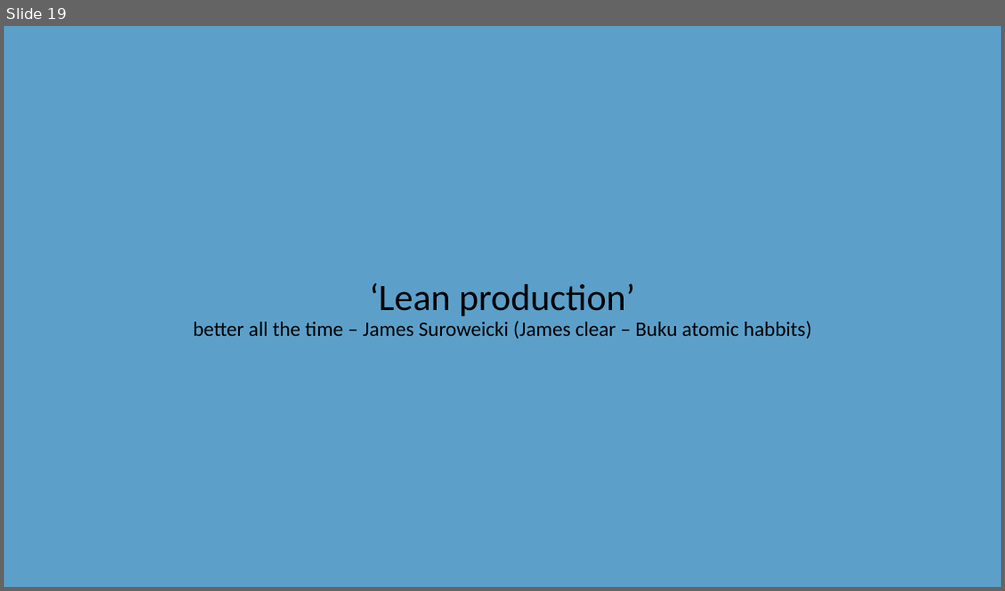
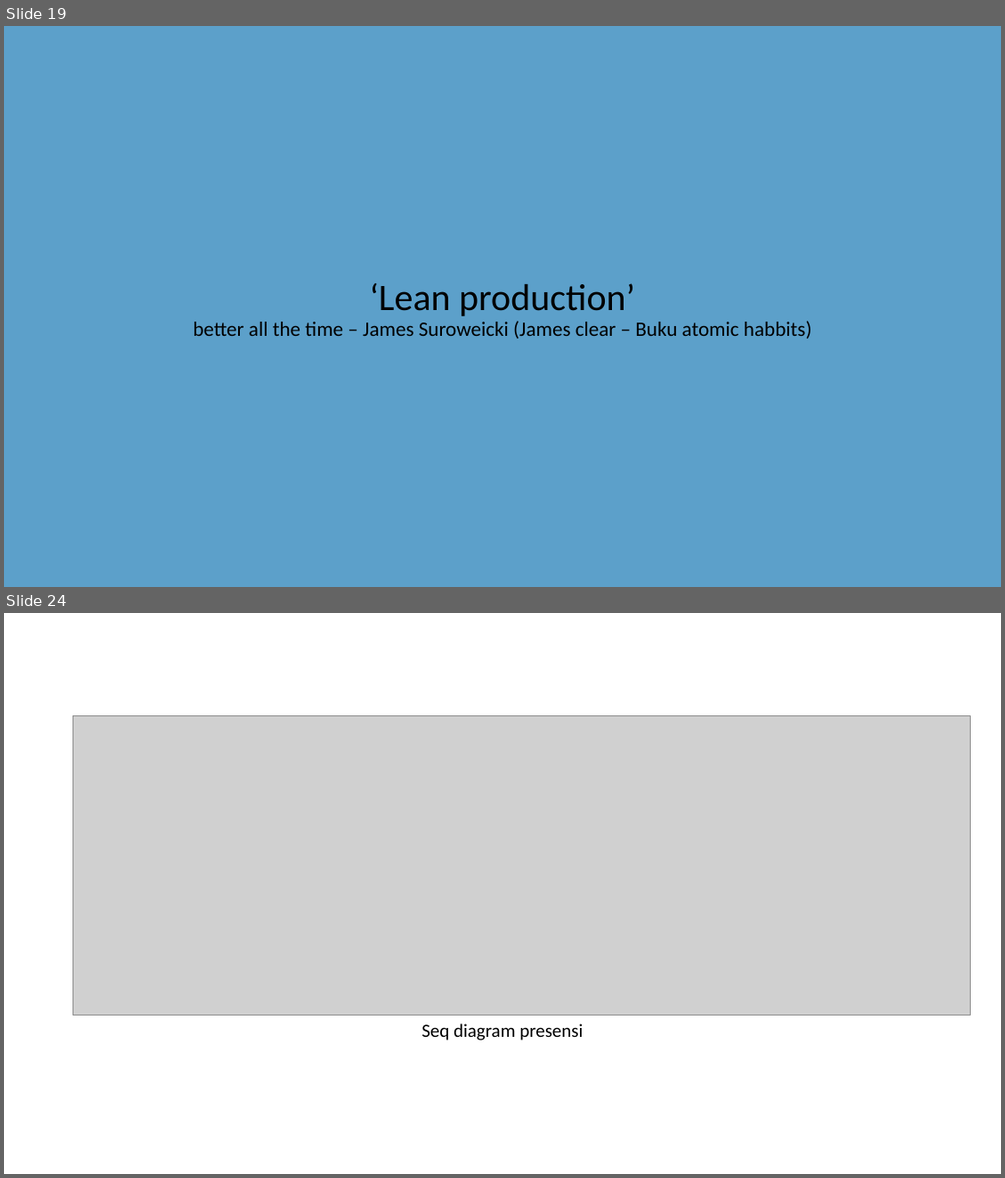
Before and after one commit to gunadermawan/skripsi, a slide deck: dokumen/ppt_skripsi.pptx. Shown one above the other, each under a label of ours: slide 19 before the commit, slides 19 and 24 after it; the slides between them are not shown. The pictures are 1005x591 and 1005x1178 pixels, drawn with LibreOffice and Linux fonts; fonts in the diff are those of the drawing; grey boxes stand for pictures. Boxes give left, top, right and bottom in pixels: in the first picture for what was removed or moved away, otherwise in the second. Text is boxed around its words. In the diff, an @@ line names an element or a change of style, - is before the commit and + after.

```diff
--- a/dokumen/ppt_skripsi.pptx
+++ b/dokumen/ppt_skripsi.pptx
@@ slide 24 added at (x1=4, y1=613, x2=1001, y2=1174), background #FFFFFF @@
@@ picture added at (x1=73, y1=716, x2=970, y2=1015) @@
@@ text added at (x1=421, y1=1023, x2=582, y2=1040), 18 pt, text #000000 @@
+Seq diagram presensi
```
Also in this commit, not shown: 1 slide changed, 14 other slides added, 1 slide removed, 1 other file.
